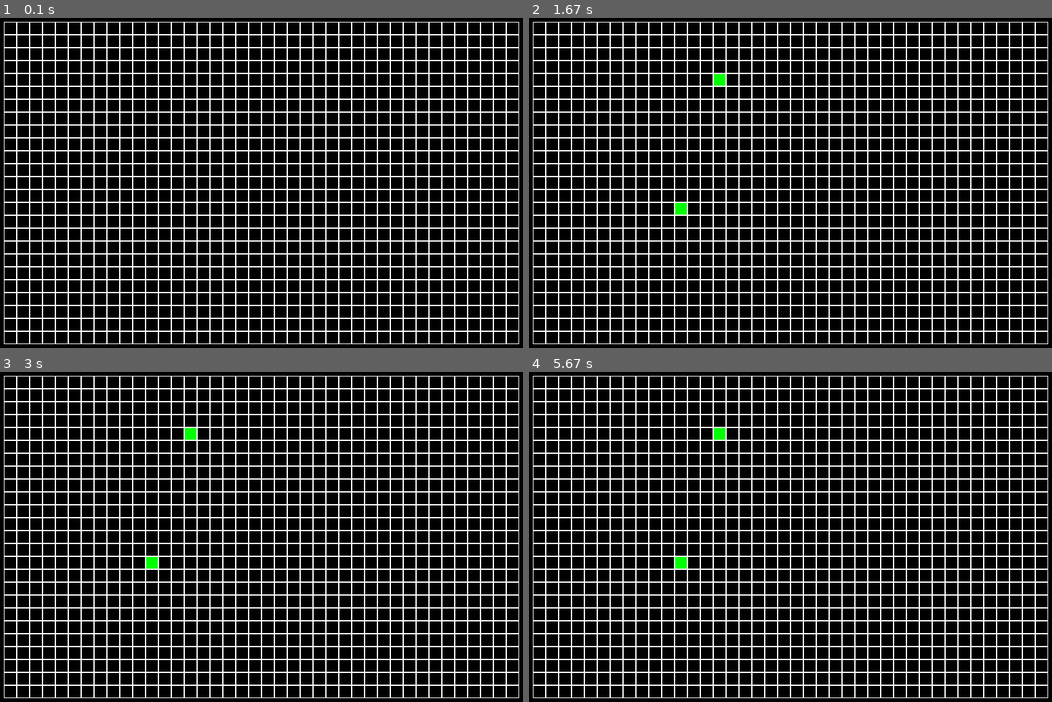
Above: before the commit, frames 1-4 (two rows, left to right).
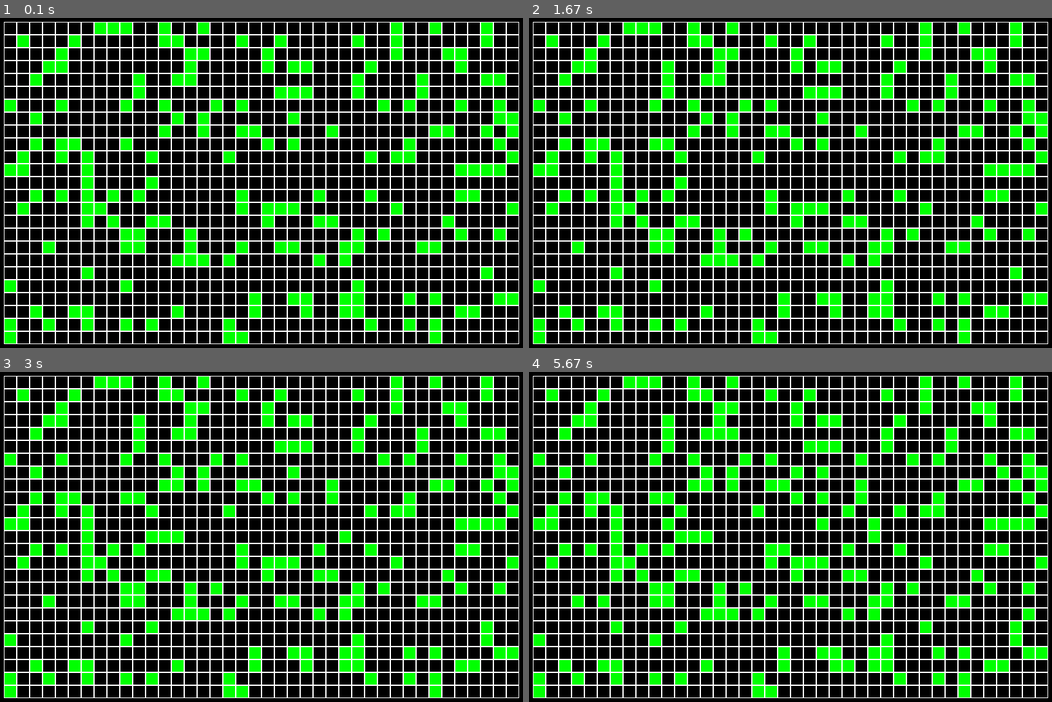
Above: after the commit, the same moments.

Repository: Lem-a-k/pygame2024
Game: pygame game, started from main.py
Same seed, same stepped clock (60 frames per second), same inputs: the game is played once before the commit and once after it.
Inputs (mouse positions are in pixels of both pictures, inside the frame that each line leads up to):
- Up to frame 1 (0.1 s): no input
- Up to frame 2 (1.67 s): press the mouse at (675, 212) at 0.37 s; move the mouse to (774, 252) at 0.47 s; release the mouse at (874, 295) at 0.6 s; press the mouse at (675, 212) at 0.7 s; move the mouse to (670, 140) at 0.8 s; release the mouse at (664, 64) at 0.93 s; press the mouse at (675, 212) at 1.03 s; move the mouse to (748, 229) at 1.13 s; release the mouse at (827, 249) at 1.27 s; right-click (722, 84) at 1.38 s
- Up to frame 3 (3 s): press the mouse at (193, 438) at 1.7 s; move the mouse to (329, 494) at 1.8 s; release the mouse at (465, 553) at 1.93 s; press the mouse at (193, 438) at 2.03 s; move the mouse to (345, 537) at 2.13 s; release the mouse at (491, 639) at 2.27 s; press the mouse at (193, 438) at 2.37 s; move the mouse to (172, 533) at 2.47 s; release the mouse at (151, 629) at 2.6 s; press the mouse at (193, 438) at 2.7 s; move the mouse to (177, 484) at 2.8 s; release the mouse at (162, 530) at 2.93 s
- Up to frame 4 (5.67 s): press the mouse at (722, 438) at 3.03 s; move the mouse to (722, 438) at 3.13 s; release the mouse at (727, 438) at 3.27 s; press the mouse at (722, 438) at 3.37 s; move the mouse to (785, 553) at 3.47 s; release the mouse at (848, 669) at 3.6 s; press the mouse at (722, 438) at 3.7 s; move the mouse to (853, 513) at 3.8 s; release the mouse at (984, 593) at 3.93 s; press the mouse at (722, 438) at 4.03 s; move the mouse to (790, 467) at 4.13 s; release the mouse at (858, 500) at 4.27 s; press the mouse at (722, 438) at 4.37 s; move the mouse to (863, 454) at 4.47 s; release the mouse at (999, 474) at 4.6 s; press the mouse at (722, 438) at 4.7 s; move the mouse to (874, 523) at 4.8 s; release the mouse at (1025, 609) at 4.93 s; press the mouse at (722, 438) at 5.03 s; move the mouse to (664, 520) at 5.13 s; release the mouse at (607, 603) at 5.27 s; press the mouse at (722, 438) at 5.37 s; move the mouse to (821, 530) at 5.47 s; release the mouse at (921, 622) at 5.6 s

The runs differ from the first frame. In frame 1, 14% of the frame differs, in the area x 0-100%, y 1-99%; in frame 2, 15%; in frame 3, 15%; in frame 4, 16%.

Commit message:
Life v0.3 random + drawing and erasing with mouse

Diff:
--- a/main.py
+++ b/main.py
@@ -11,7 +11,8 @@
         self.board_updating = False
         self.width = board_width
         self.height = board_height
-        self.board = [[0] * self.width for _ in range(self.height)]
+        self.board = [[0 if random.randrange(5) else 1 for _ in range(self.width)]
+                      for _ in range(self.height)]
         # значения по умолчанию
         self.left = 50
         self.top = 10
@@ -39,13 +40,13 @@
         return (row, col) if (0 <= row < self.height and
                               0 <= col < self.width) else None
 
-    def on_click(self, cell):
-        self.board[cell[0]][cell[1]] ^= 1
+    def on_click(self, cell, value):
+        self.board[cell[0]][cell[1]] = value
 
-    def process_click(self, mouse_pos):
+    def process_click(self, mouse_pos, value):
         cell = self.get_cell(mouse_pos)
         if cell is not None:
-            self.on_click(cell)
+            self.on_click(cell, value)
 
     def update(self):
         new_board = deepcopy(self.board)
@@ -75,6 +76,7 @@
     clock = pygame.time.Clock()
     BOARD_UPDATE = pygame.USEREVENT + 1
 
+    state = None
     board = Board(40, 25)
     board.set_view(10, 10, 20)
     while running:
@@ -84,7 +86,15 @@
             elif event.type == BOARD_UPDATE:
                 board.update()
             elif event.type == pygame.MOUSEBUTTONDOWN:
-                board.process_click(event.pos)
+                if event.button == 1:
+                    state = 1
+                elif event.button == 3:
+                    state = 0
+            elif event.type == pygame.MOUSEBUTTONUP:
+                state = None
+            elif event.type == pygame.MOUSEMOTION:
+                if state is not None:
+                    board.process_click(event.pos, state)
             elif event.type == pygame.KEYDOWN:
                 if event.key == pygame.K_SPACE:
                     pygame.time.set_timer(BOARD_UPDATE, 0 if board.board_updating else 1000)
